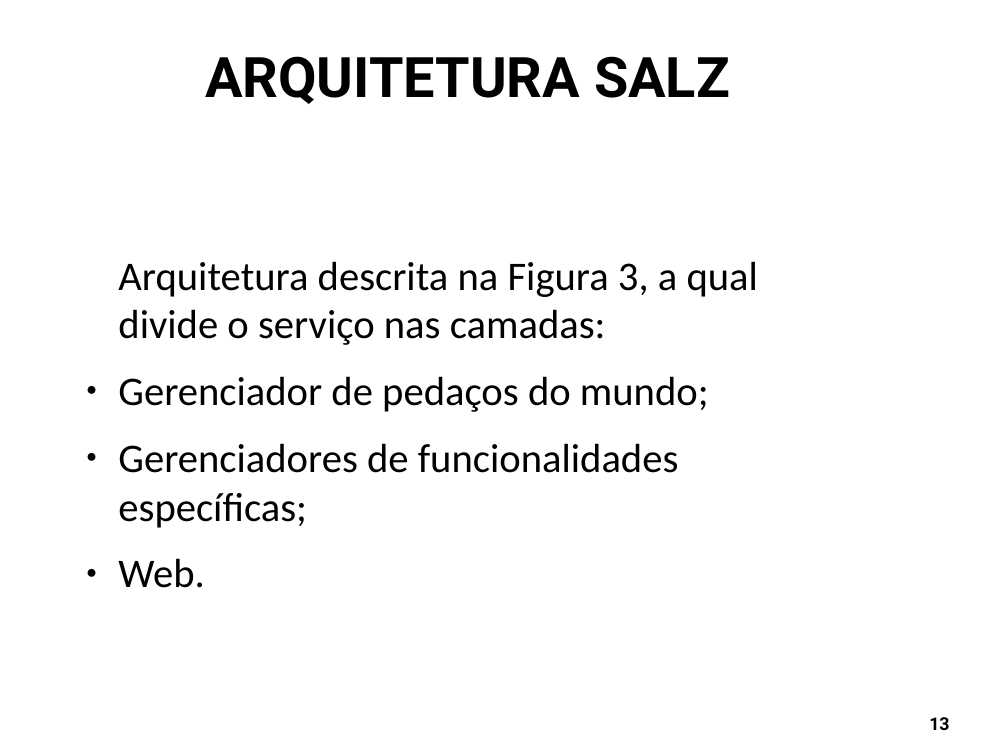
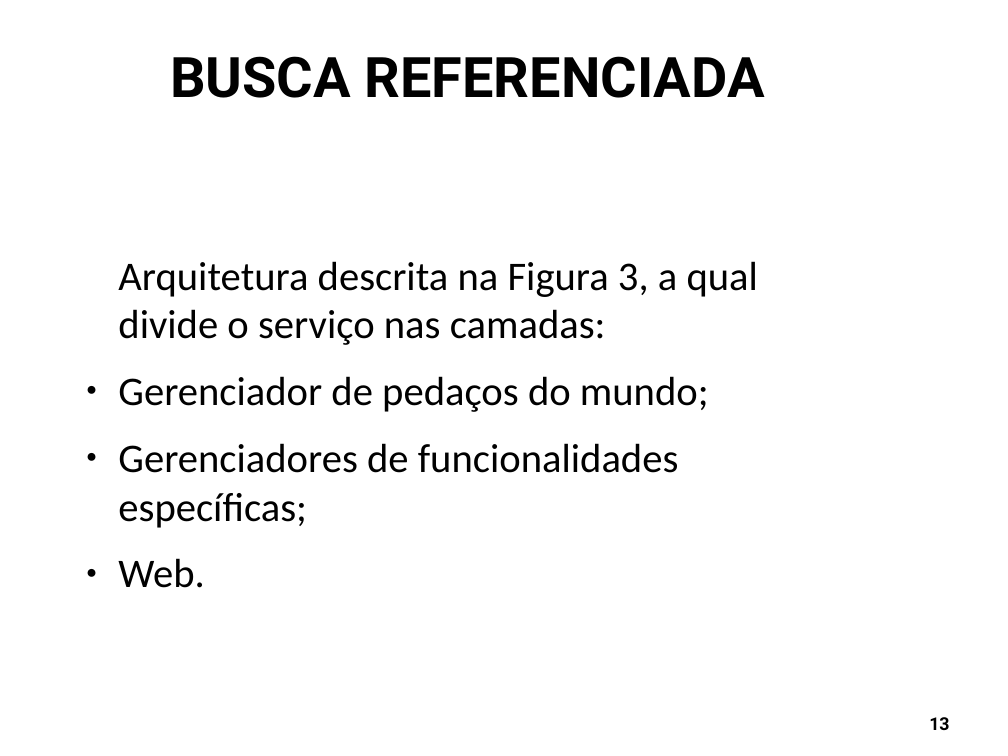
Before and after one commit to Schweigert/TCC, a slide deck: slide 13 of tcc/Apresentacao/Presentation_ISCC2018_SDNMoodle_v7.odp. Drawn at 1008x756 pixels with LibreOffice and Linux fonts; fonts in the diff are those of the drawing; background and template pictures are left out. Boxes give left, top, right and bottom in pixels: in the first picture for what was removed or moved away, otherwise in the second. Text is boxed around its words. In the diff, an @@ line names an element or a change of style, - is before the commit and + after.

```diff
--- a/tcc/Apresentacao/Presentation_ISCC2018_SDNMoodle_v7.odp
+++ b/tcc/Apresentacao/Presentation_ISCC2018_SDNMoodle_v7.odp
@@ title at (x1=170, y1=56, x2=765, y2=98): text changed @@
-ARQUITETURA SALZ
+BUSCA REFERENCIADA
```
Also in this commit, not shown: 16 other slides changed, 6 slides removed, 2 other files.
